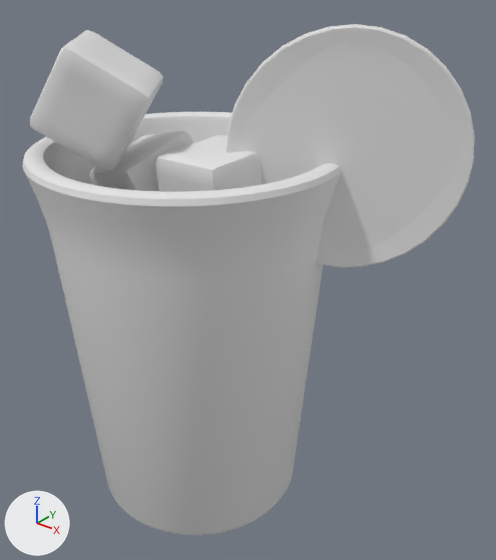
The OBJ model public/assets/drink-baked/blog0082.obj, before and after one commit.
Both versions are drawn from a 50 mm camera at (4.24, -4.44, 5.32) aimed at (0.56, 0.16, 2.47). The lights are fixed; the arrows at lower left show +X, +Y and +Z. The first picture is the older version. Where no turn or scale is listed for an object, it has been applied to the vertices.
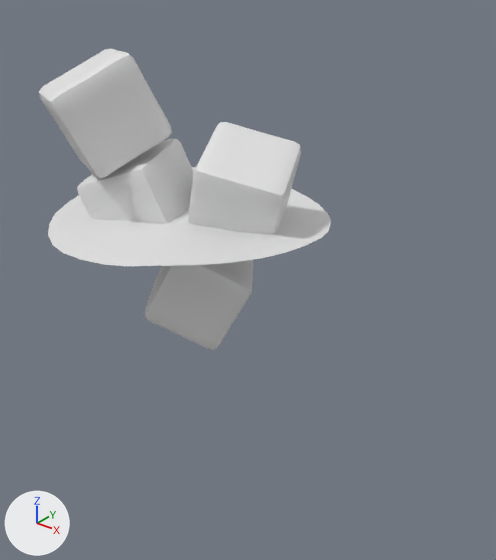
What the commit changed:
me_cube is used by ob_cube; location (0.0, 0.0, 0.0).
me_cube had 386 vertices, 384 faces and spanned x -0.643..0.631, y -0.637..0.614, z 1.793..2.877.
me_cube now has 386 vertices, 384 faces and spans x -0.57..0.679, y -0.559..0.637, z 1.769..2.806.
me_cube part 1: the whole mesh is multiplied about its middle by the matrix ((-0.938, -0.327, 0.116), (-0.01, 0.358, 0.934), (-0.347, 0.875, -0.339)), then moved by (0.06, 0.051, -0.048).
me_cube_001 is used by ob_cube_001; location (0.0, 0.0, 0.0).
me_cube_001 had 386 vertices, 384 faces and spanned x -0.981..0.037, y -0.525..0.53, z 2.667..3.766.
me_cube_001 now has 386 vertices, 384 faces and spans x -0.993..0.126, y -0.704..0.362, z 2.63..3.682.
me_cube_001 part 2: the whole mesh is multiplied about its middle by the matrix ((0.911, -0.387, -0.143), (0.406, 0.9, 0.156), (0.069, -0.2, 0.977)), then moved by (0.039, -0.173, -0.061).
me_cube_002 is used by ob_cube_002; location (0.0, 0.0, 0.0).
me_cube_002 had 386 vertices, 384 faces and spanned x -0.039..0.884, y -0.516..0.409, z 2.914..3.807.
me_cube_002 now has 386 vertices, 384 faces and spans x -0.096..1.081, y -0.391..0.749, z 2.791..3.894.
me_cube_002 part 3: the whole mesh is multiplied about its middle by the matrix ((0.221, -0.919, 0.327), (-0.19, -0.369, -0.91), (0.957, 0.139, -0.256)), then moved by (0.07, 0.232, -0.018).
me_cube_003 is used by ob_cube_003; location (0.0, 0.0, 0.0).
me_cube_003 had 386 vertices, 384 faces and spanned x -1.23..0.038, y -1.077..0.107, z 3.568..4.656.
me_cube_003 now has 386 vertices, 384 faces and spans x -1.176..-0.032, y -1.029..0.184, z 3.465..4.522.
me_cube_003 part 4: the whole mesh is multiplied about its middle by the matrix ((0.664, -0.564, -0.49), (0.104, 0.719, -0.688), (0.74, 0.406, 0.536)), then moved by (-0.008, 0.062, -0.119).
me_plane is used by ob_plane; location (0.0, 0.0, 0.0).
me_plane had 258 vertices, 78 faces and spanned x -1.31..1.31, y -1.3..1.3, z 3.0..3.12.
me_plane now has 230 vertices, 171 faces and spans x -1.31..1.31, y -1.31..1.31, z 3.0..3.12.
me_plane part 5: 11 vertices moved from x -1.31..1.31, y -1.3..1.3, z 3.03..3.08 to x -1.31..1.31, y -1.31..1.31, z 3.01..3.08; 187 vertices removed from x -1.3..1.3, y -1.3..1.3, z 3.0..3.12; 159 vertices added at x -1.3..1.3, y -1.29..1.29, z 3.0..3.12.
Object 'Circle.001' (ob_circle_001) is deleted.
Object 'Cylinder' (ob_cylinder) is deleted.

Pixel boxes [x1, y1, x2, y2] of what changed, in the pictures (496 x 560 px; the box of a moved part takes in the faces that stretch with it):
'Cylinder', deleted: before [23, 112, 341, 535]
'Circle.001', deleted: before [226, 24, 475, 268]
'Cube.003', reshaped (8% shorter): before [30, 30, 163, 170]; after [39, 49, 172, 178]
'Cube.002', reshaped: before [155, 135, 261, 192]; after [188, 122, 301, 234]
'Cube.001', reshaped: before [89, 131, 194, 191]; after [77, 139, 194, 224]
part 1 of me_cube, moved or reshaped (not visible before): after [144, 260, 253, 350]
part 5 of me_plane, moved or reshaped (not visible before): after [48, 167, 331, 266]
